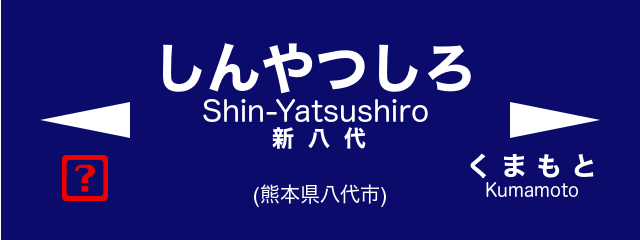
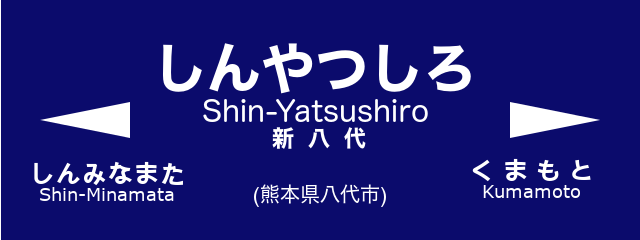
The second 640 x 240 image is a revision of the first. Changes to its layers:
hid "❓" over (x1=62, y1=155, x2=108, y2=201)
added layer "しんみなまた ..." above "く ま も と ..." over (x1=34, y1=161, x2=183, y2=201)
painted on "く ま も と ..." over (x1=470, y1=153, x2=594, y2=198)
